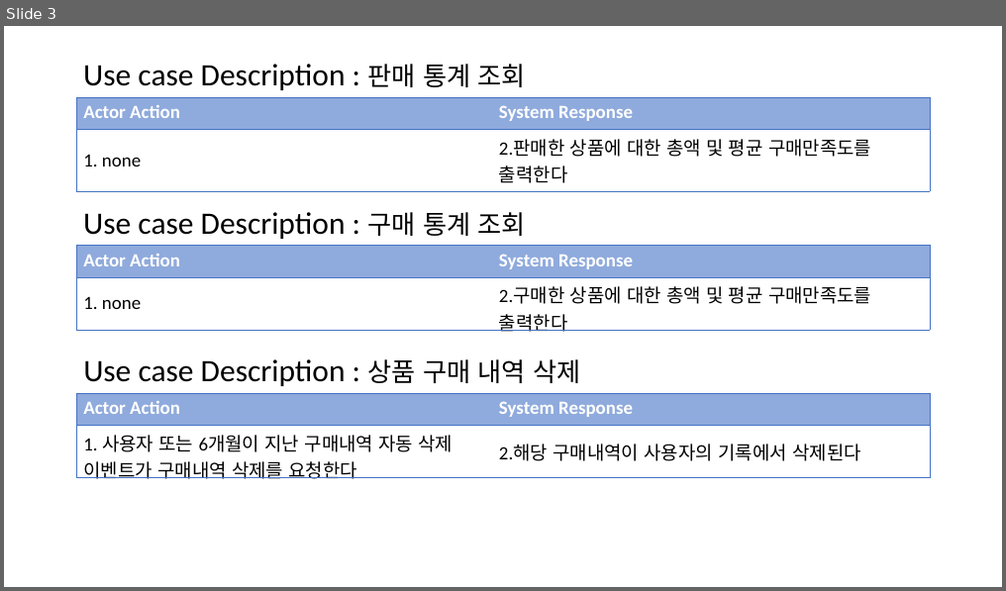
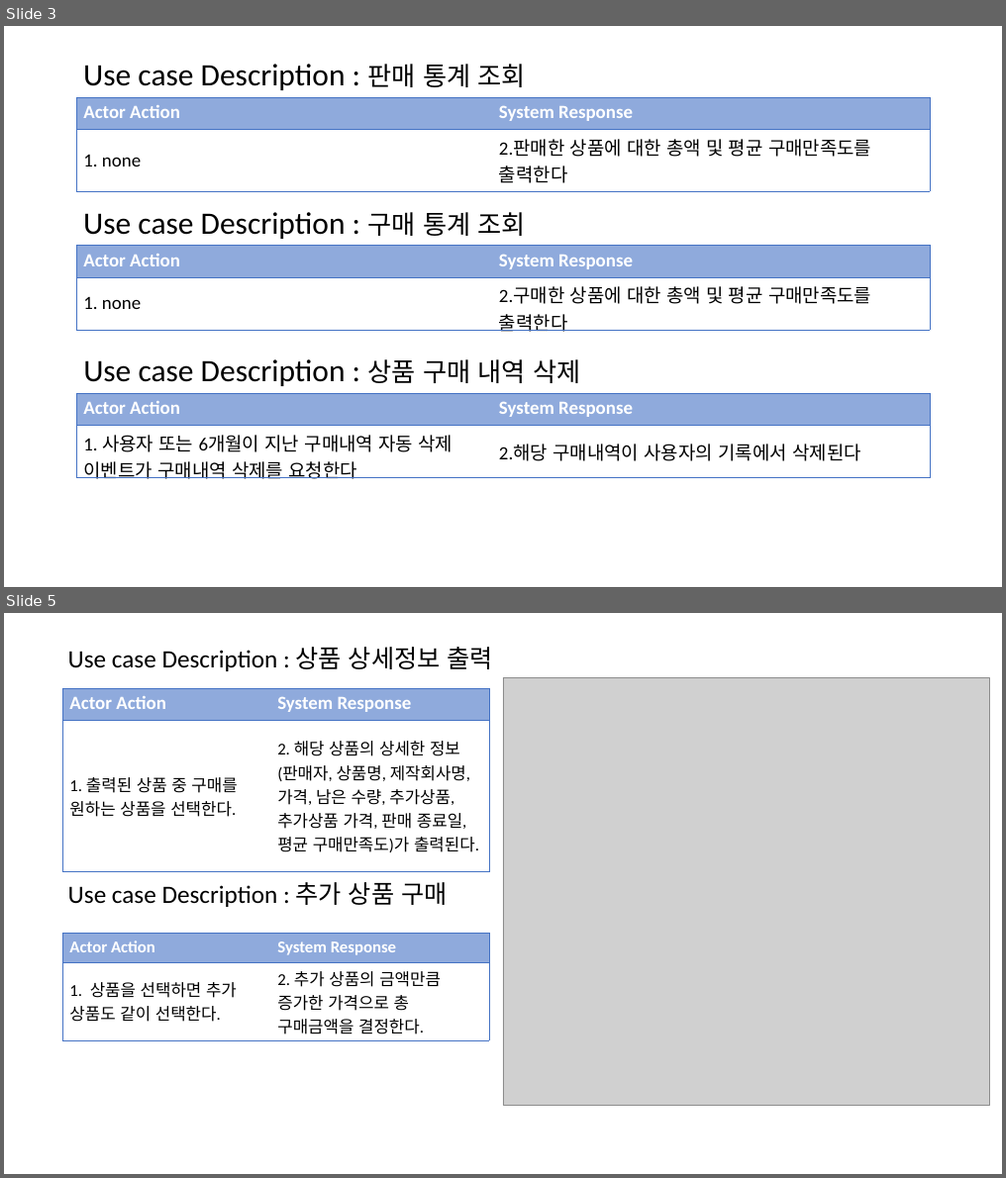
Before and after one commit to bbangnambong/RequirementCapturing, a slide deck: Use case Description.pptx. Shown one above the other, each under a label of ours: slide 3 before the commit, slides 3 and 5 after it; the slides between them are not shown. The pictures are 1006x591 and 1006x1178 pixels, drawn with LibreOffice and Linux fonts; fonts in the diff are those of the drawing; grey boxes stand for pictures. Boxes give left, top, right and bottom in pixels: in the first picture for what was removed or moved away, otherwise in the second. Text is boxed around its words. In the diff, an @@ line names an element or a change of style, - is before the commit and + after.

```diff
--- a/Use case Description.pptx
+++ b/Use case Description.pptx
@@ slide 5 added at box(4, 613, 1002, 1174), background #FFFFFF @@
@@ text added at box(68, 647, 493, 671), 24 pt, text #000000 @@
+Use case Description : 상품 상세정보 출력
@@ table added at box(62, 688, 489, 857), 2 rows, 2 columns @@
+Actor Action | System Response
+1. 출력된 상품 중 구매를 원하는 상품을 선택한다. | 2. 해당 상품의 상세한 정보(판매자, 상품명, 제작회사명, 가격, 남은 수량, 추가상품, 추가상품 가격, 판매 종료일, 평균 구매만족도)가 출력된다.
@@ picture added at box(503, 677, 990, 1106) @@
@@ text added at box(68, 882, 447, 907), 24 pt, text #000000 @@
+Use case Description : 추가 상품 구매
@@ table added at box(62, 934, 490, 1042), 2 rows, 2 columns @@
+Actor Action | System Response
+1. 상품을 선택하면 추가 상품도 같이 선택한다. | 2. 추가 상품의 금액만큼 증가한 가격으로 총 구매금액을 결정한다.
```
Also in this commit, not shown: 2 slides changed, 1 other file.
